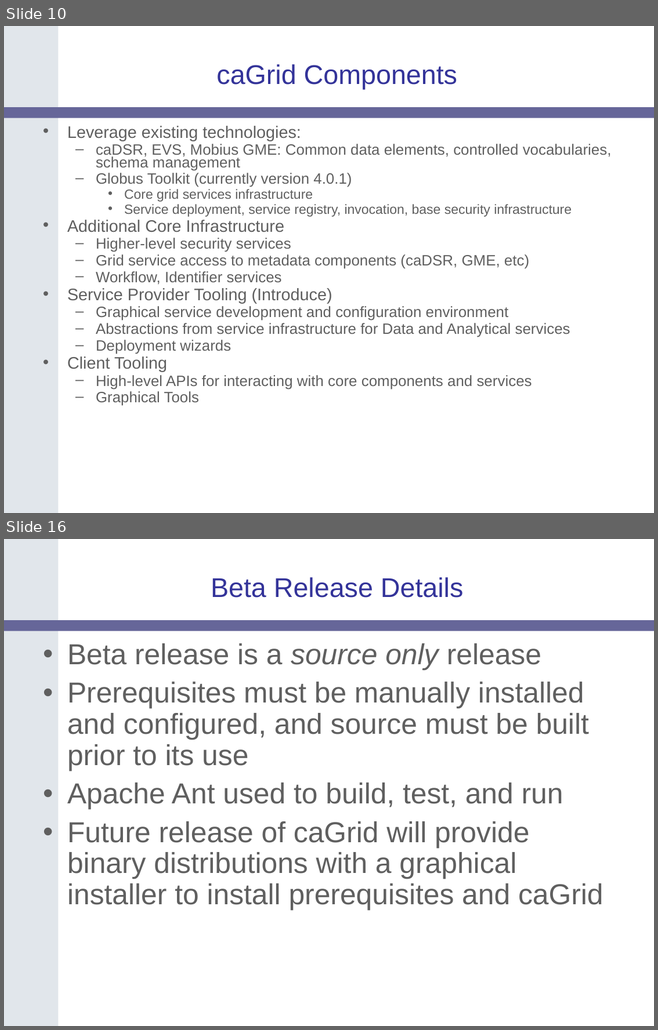
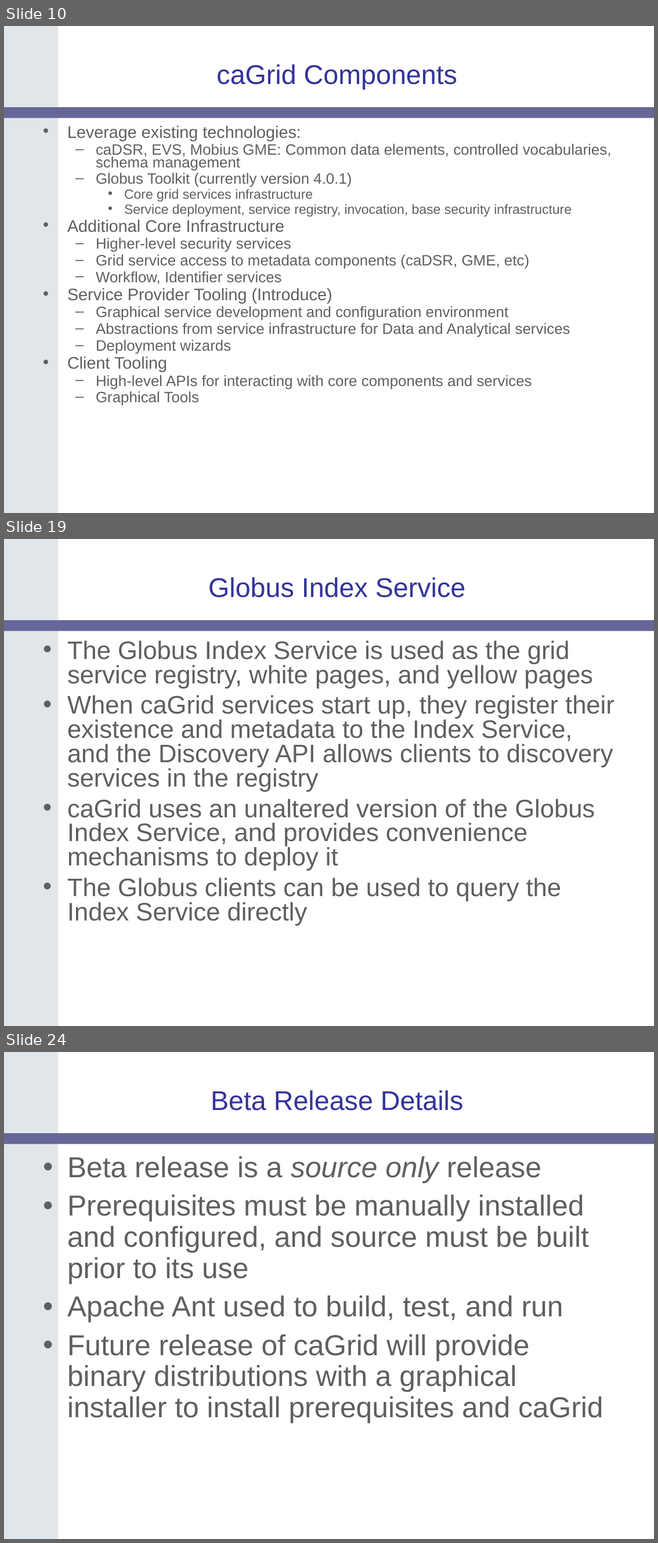
Before and after one commit to NCIP/cagrid-docs, a slide deck: presentations/200607_VCDE_ARCH/caGrid-1.0_Beta_Release.ppt. Shown one above the other, each under a label of ours: slides 10 and 16 before the commit, slides 10, 19 and 24 after it; the slides between them are not shown. The pictures are 658x1030 and 658x1543 pixels, drawn with LibreOffice and Linux fonts; fonts in the diff are those of the drawing; background and template pictures are left out. Boxes give left, top, right and bottom in pixels: in the first picture for what was removed or moved away, otherwise in the second. Text is boxed around its words. In the diff, an @@ line names an element or a change of style, - is before the commit and + after.

```diff
--- a/presentations/200607_VCDE_ARCH/caGrid-1.0_Beta_Release.ppt
+++ b/presentations/200607_VCDE_ARCH/caGrid-1.0_Beta_Release.ppt
@@ slide 19 added at box(4, 539, 654, 1026), background #FFFFFF; not listed: 2 template elements that a slide beside it also shows @@
@@ title added at box(208, 577, 465, 598), 30 pt, text #333399 @@
+Globus Index Service
@@ text added at box(67, 641, 614, 926), 28 pt, text #5F5F5F @@
+• The Globus Index Service is used as the grid service registry, white pages, and yellow pages
+• When caGrid services start up, they register their existence and metadata to the Index Service, and the Discovery API allows clients to discovery services in the registry
+• caGrid uses an unaltered version of the Globus Index Service, and provides convenience mechanisms to deploy it
+• The Globus clients can be used to query the Index Service directly
@@ what was slide 16 is now slide 24 @@
```
Also in this commit, not shown: 3 slides changed, 13 other slides added, 6 slides removed.
